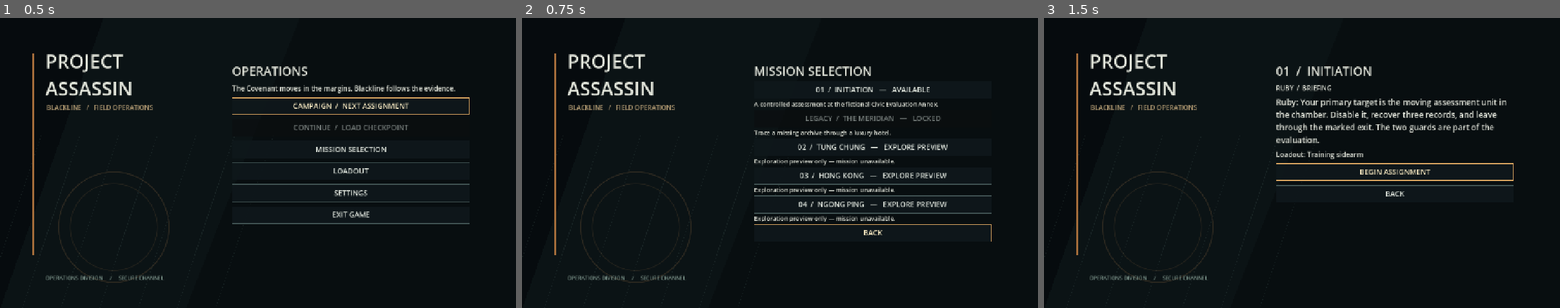
Above: before the commit, frames 1-3 (left to right).
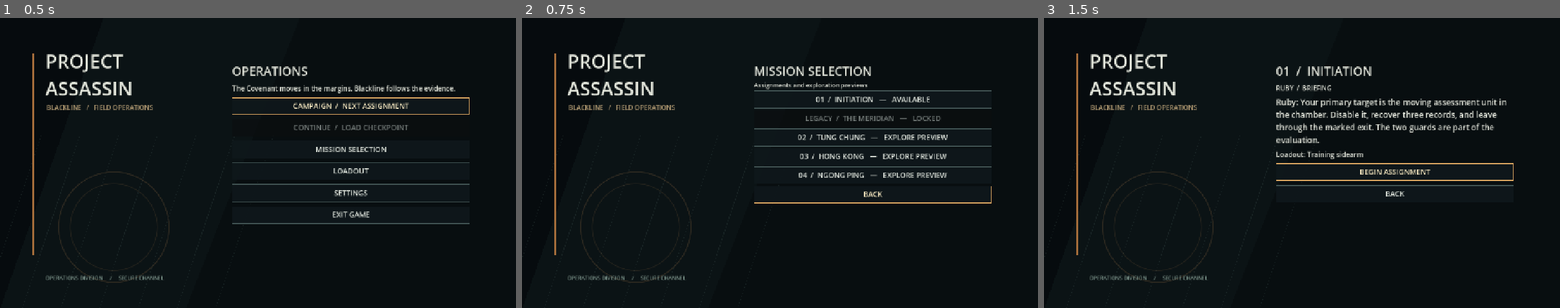
Above: after the commit, the same moments.

Repository: CoolgamerProXD/Stealty-Assasin-redesigned-computing-machine-Beta
Game: Godot game, scene res://scenes/main_menu.tscn
Two runs of this game, one before a commit and one after it. Both use one fixed random seed, a clock stepped at 60 frames per second and the inputs below.
Inputs:
- Up to frame 1 (0.5 s): no input
- Up to frame 2 (0.75 s): click "MISSION SELECTION" at 0.5 s
- Up to frame 3 (1.5 s): click "01 / INITIATION — AVAILABLE" at 1.25 s

Frame 1 is identical in both runs. In frame 2, 5.6% of the frame differs, in the area x 44-91%, y 22-78%; in frame 3, nothing differs.

Commit message:
Fit all map choices and reuse character meshes [windows]
Co-authored-by: arena-agent <297053741+arena-agent@users.noreply.github.com>

Diff:
--- a/scripts/ui/main_menu.gd
+++ b/scripts/ui/main_menu.gd
@@ -93,19 +93,18 @@
  # Five entries plus descriptions and Back must fit the 720p design canvas.
  panel.add_theme_constant_override("separation", 3)
  _text("MISSION SELECTION", 30)
+ _text("Assignments and exploration previews", 15)
  for entry: Dictionary in Campaign.progress.missions:
   var id := str(entry["id"])
   var previews := {"tung_chung": "res://scenes/tung_chung_preview.tscn", "hong_kong": "res://scenes/hong_kong_preview.tscn", "ngong_ping": "res://scenes/ngong_ping_preview.tscn"}
   if previews.has(id):
    var path := str(previews[id])
    _button("%s   —   EXPLORE PREVIEW" % entry.get("name", id), func() -> void: get_tree().change_scene_to_file(path))
-   _text("Exploration preview only — mission unavailable.", 15)
    continue
   var unlocked: bool = Campaign.progress.is_unlocked(id)
   var status := "COMPLETED / REPLAY" if Campaign.progress.completed.has(id) else ("AVAILABLE" if unlocked else "LOCKED")
   var label := "%s   —   %s" % [entry.get("name", id), status]
   _button(label, func() -> void: _briefing(id), not unlocked)
-  _text(str(entry.get("description", "")), 15)
  _button("BACK", _home).grab_focus()
 
 func _briefing(id: String) -> void:
--- a/scripts/visuals/stylized_person.gd
+++ b/scripts/visuals/stylized_person.gd
@@ -26,6 +26,10 @@
 var idle_phase: float = 0.0
 var idle_activity: String = "idle"
 var clothing: StandardMaterial3D
+# Identical immutable primitive meshes are reused across the population. Each
+# person retains independent materials, transforms and animated joints.
+static var primitive_meshes: Dictionary = {}
+static var jacket_mesh: ArrayMesh
 
 func _ready() -> void:
  upper_body = Node3D.new()
@@ -160,6 +164,7 @@
  weapon_recoil = maxf(0.0, weapon_recoil - delta * 6.0)
 
 func _jacket_mesh() -> ArrayMesh:
+ if jacket_mesh: return jacket_mesh
  # Tapered shoulders and waist, flat normals: original low-poly tailoring.
  var points: Array[Vector3] = [
   Vector3(-0.20, -0.30, -0.12), Vector3(0.20, -0.30, -0.12),
@@ -171,7 +176,8 @@
  surface.begin(Mesh.PRIMITIVE_TRIANGLES)
  for index: int in faces: surface.add_vertex(points[index])
  surface.generate_normals()
- return surface.commit()
+ jacket_mesh = surface.commit()
+ return jacket_mesh
 
 func _material(color: Color) -> StandardMaterial3D:
  var mat := StandardMaterial3D.new()
@@ -181,9 +187,12 @@
 
 func _box(parent: Node3D, pos: Vector3, size: Vector3, mat: Material) -> MeshInstance3D:
  var part := MeshInstance3D.new()
- var mesh := BoxMesh.new()
- mesh.size = size
- part.mesh = mesh
+ var key := "box:" + str(size)
+ if not primitive_meshes.has(key):
+  var mesh := BoxMesh.new()
+  mesh.size = size
+  primitive_meshes[key] = mesh
+ part.mesh = primitive_meshes[key]
  part.material_override = mat
  part.position = pos
  parent.add_child(part)
@@ -191,12 +200,14 @@
 
 func _ellipsoid(parent: Node3D, pos: Vector3, size: Vector3, mat: Material) -> MeshInstance3D:
  var part := MeshInstance3D.new()
- var mesh := SphereMesh.new()
- mesh.radius = 0.5
- mesh.height = 1.0
- mesh.radial_segments = 10
- mesh.rings = 5
- part.mesh = mesh
+ if not primitive_meshes.has("ellipsoid"):
+  var mesh := SphereMesh.new()
+  mesh.radius = 0.5
+  mesh.height = 1.0
+  mesh.radial_segments = 10
+  mesh.rings = 5
+  primitive_meshes["ellipsoid"] = mesh
+ part.mesh = primitive_meshes["ellipsoid"]
  part.scale = size
  part.position = pos
  part.material_override = mat
@@ -205,12 +216,15 @@
 
 func _tapered(parent: Node3D, pos: Vector3, top_radius: float, bottom_radius: float, length: float, mat: Material) -> MeshInstance3D:
  var part := MeshInstance3D.new()
- var mesh := CylinderMesh.new()
- mesh.top_radius = top_radius
- mesh.bottom_radius = bottom_radius
- mesh.height = length
- mesh.radial_segments = 8
- part.mesh = mesh
+ var key := "taper:" + str(Vector3(top_radius,bottom_radius,length))
+ if not primitive_meshes.has(key):
+  var mesh := CylinderMesh.new()
+  mesh.top_radius = top_radius
+  mesh.bottom_radius = bottom_radius
+  mesh.height = length
+  mesh.radial_segments = 8
+  primitive_meshes[key] = mesh
+ part.mesh = primitive_meshes[key]
  part.position = pos
  part.material_override = mat
  parent.add_child(part)
--- a/tests/run_tests.gd
+++ b/tests/run_tests.gd
@@ -121,6 +121,10 @@
  settings_service.apply_settings()
  var npcs: Array[HotelNpc] = world.get("npcs")
  check(player != null and npcs.size() == 7, "hotel preserves existing NPCs and adds three wing visitors")
+ var first_leg_mesh: Mesh = (npcs[0].person.left_leg.get_child(0) as MeshInstance3D).mesh
+ var second_leg_mesh: Mesh = (npcs[1].person.left_leg.get_child(0) as MeshInstance3D).mesh
+ check(first_leg_mesh == second_leg_mesh and npcs[0].person.torso.mesh == npcs[1].person.torso.mesh, "identical character primitives share immutable mesh resources")
+ check(npcs[0].person.clothing != npcs[1].person.clothing, "shared character meshes retain independent clothing materials")
  check(str(world.call("footstep_surface", Vector3(-25,0,-2))) == "carpet" and str(world.call("footstep_surface", Vector3(-25,0,-10))) == "wood", "hotel chooses footstep surfaces from local flooring")
  var furniture := world.get_node_or_null("EnvironmentDressing/HotelFurniture")
  check(furniture != null and furniture.get_child_count() >= 20, "Meridian instantiates authored seating, lamps and plants")
